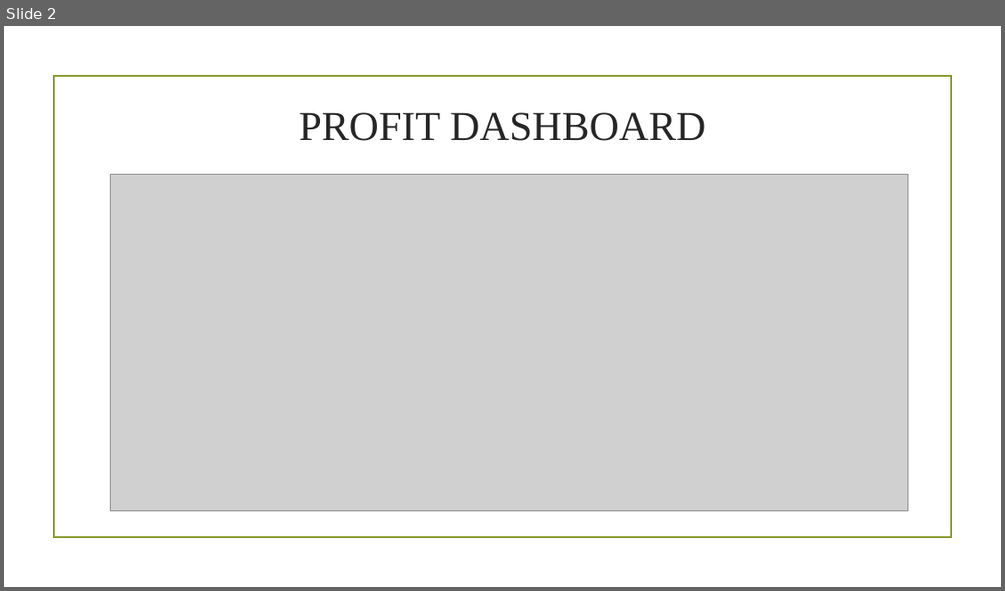
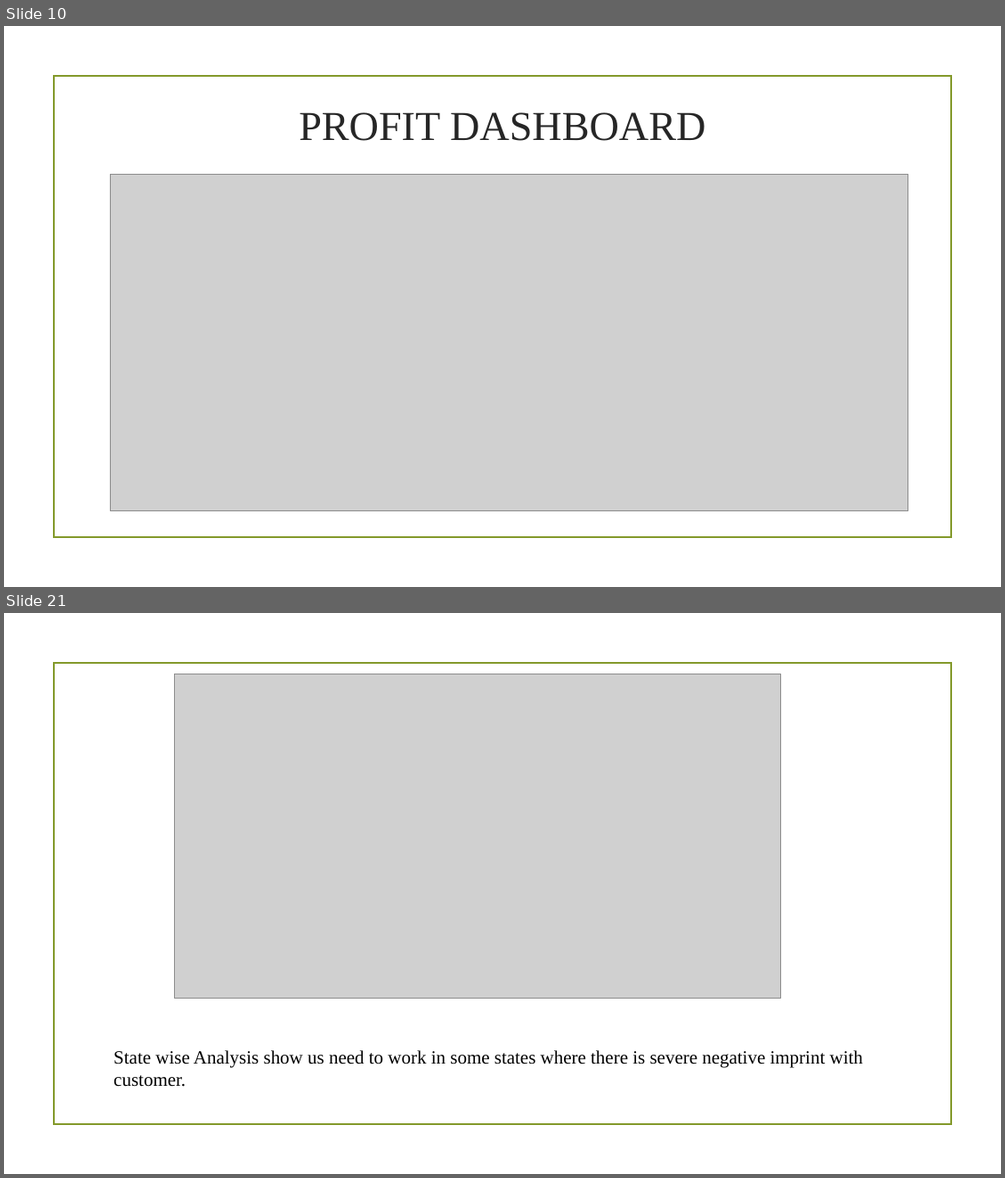
Before and after one commit to Leon199630/WALMART-ANALYSIS, a slide deck: WALMART PPT.pptx. Shown one above the other, each under a label of ours: slide 2 before the commit, slides 10 and 21 after it; the slides between them are not shown. The pictures are 1005x591 and 1005x1178 pixels, drawn with LibreOffice and Linux fonts; fonts in the diff are those of the drawing; grey boxes stand for pictures; background and template pictures are left out. Boxes give left, top, right and bottom in pixels: in the first picture for what was removed or moved away, otherwise in the second. Text is boxed around its words. In the diff, an @@ line names an element or a change of style, - is before the commit and + after.

```diff
--- a/WALMART PPT.pptx
+++ b/WALMART PPT.pptx
@@ slide 21 added at bbox=[4, 613, 1001, 1174], background picture (left out); not listed: 1 template element that a slide beside it also shows @@
@@ picture added at bbox=[175, 674, 780, 997] @@
@@ text added at bbox=[113, 1050, 863, 1068], 18 pt, text #000000 @@
+State wise Analysis show us need to work in some states where there is severe negative imprint with customer.
@@ what was slide 2 is now slide 10 @@
```
Also in this commit, not shown: 1 slide changed, 19 other slides added, 2 slides removed.
